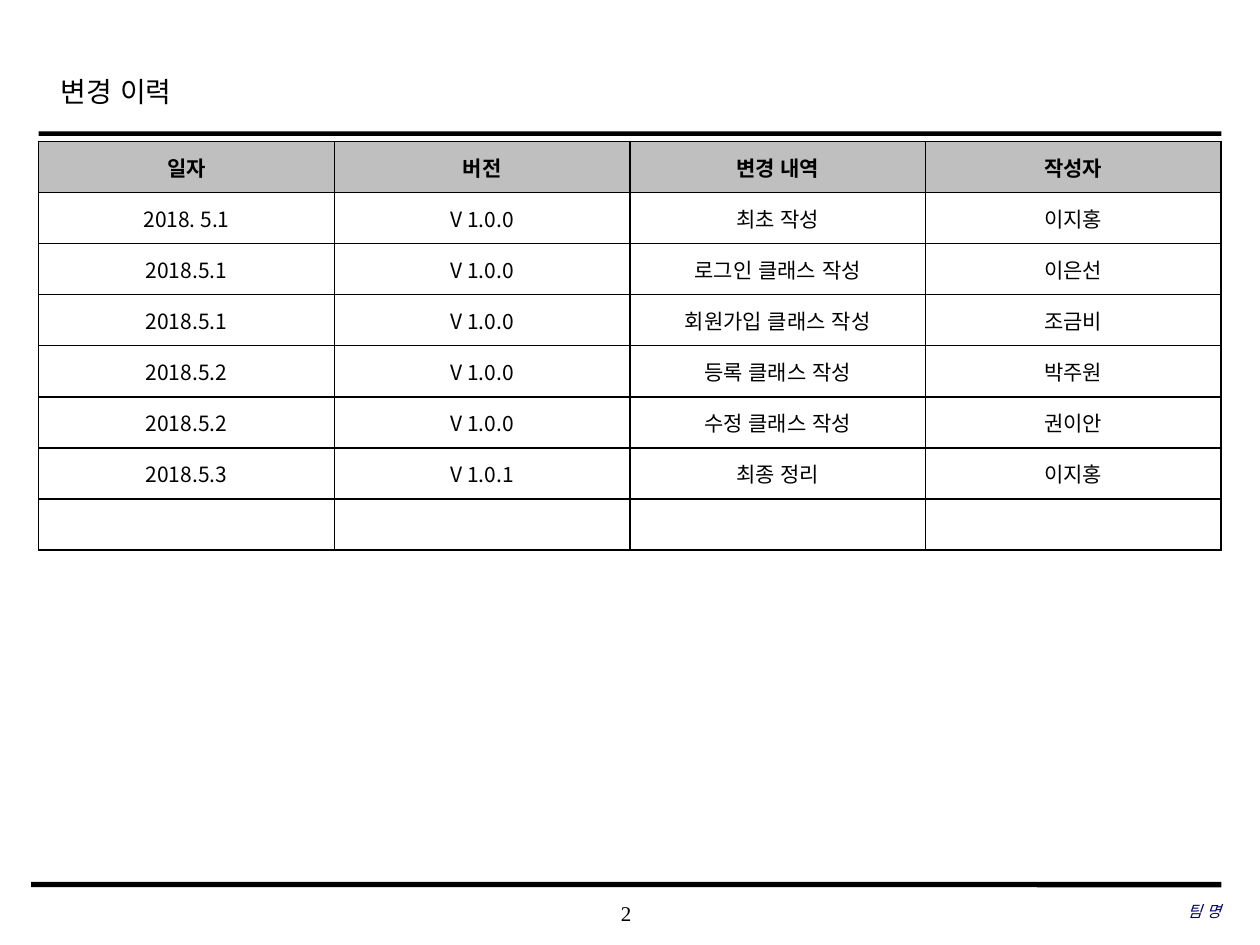
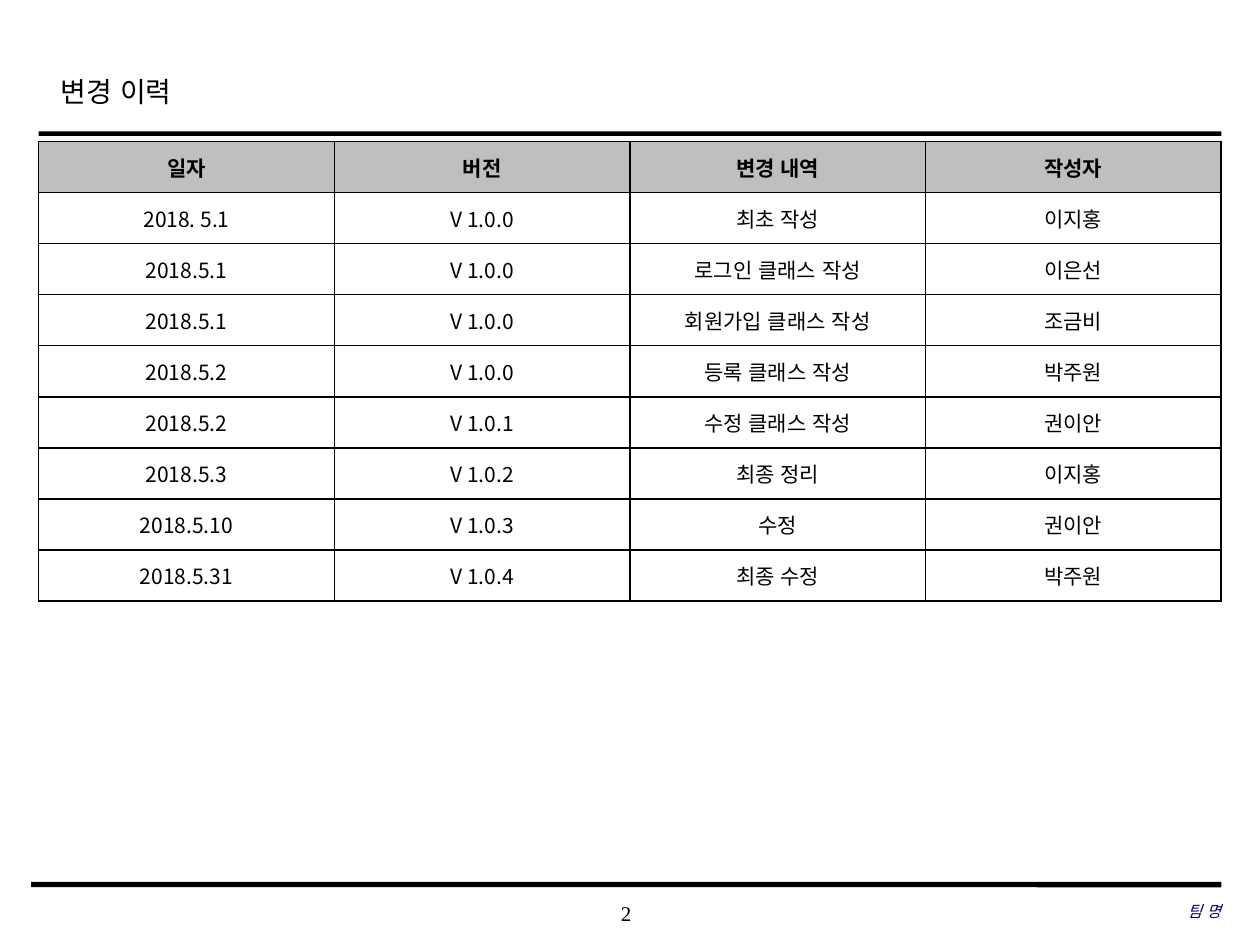
Before and after one commit to SMU-SE-Admin/18-1_1_ONE_Doc, a slide deck: slide 2 of 03 설계/Class 설계서_[1조]_[ONE].pptx. Drawn at 1260x945 pixels with LibreOffice and Linux fonts; fonts in the diff are those of the drawing; background and template pictures are left out. Boxes give left, top, right and bottom in pixels: in the first picture for what was removed or moved away, otherwise in the second. Text is boxed around its words. In the diff, an @@ line names an element or a change of style, - is before the commit and + after.

Commit message:
#1125 클래스 설계서 최종본 업로드
클래스 설계서 최종본 업로드

```diff
--- a/03 설계/Class 설계서_[1조]_[ONE].pptx
+++ b/03 설계/Class 설계서_[1조]_[ONE].pptx
@@ table at <box>39,141,1223,601</box> @@
-row 6: 2018.5.2 | V 1.0.0 | 수정 클래스 작성 | 권이안
-row 7: 2018.5.3 | V 1.0.1 | 최종 정리 | 이지홍
-row 8:  |  |  | 
+row 6: 2018.5.2 | V 1.0.1 | 수정 클래스 작성 | 권이안
+row 7: 2018.5.3 | V 1.0.2 | 최종 정리 | 이지홍
+row 8: 2018.5.10 | V 1.0.3 | 수정 | 권이안
+row 9: 2018.5.31 | V 1.0.4 | 최종 수정 | 박주원
```
Also in this commit, not shown: 1 other slide changed.
